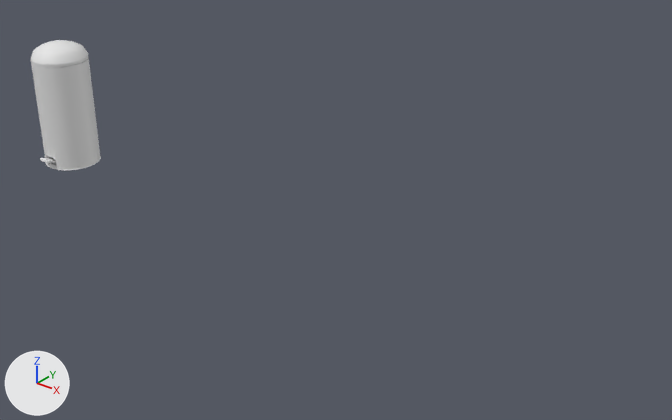
A saved change to the FBX model Assets/Trash/Models/SM_Bin_01a.fbx.
Camera for both pictures: a camera (50 mm lens) standing at (1.13, -2.84, 2.01) and looking at (-1.21, 0.08, 0.2). The lights are fixed; the arrows at lower left show +X, +Y and +Z. Where no turn or scale is listed for an object, it has been applied to the vertices.

Names of what the first picture shows: 'Bin_01a'.
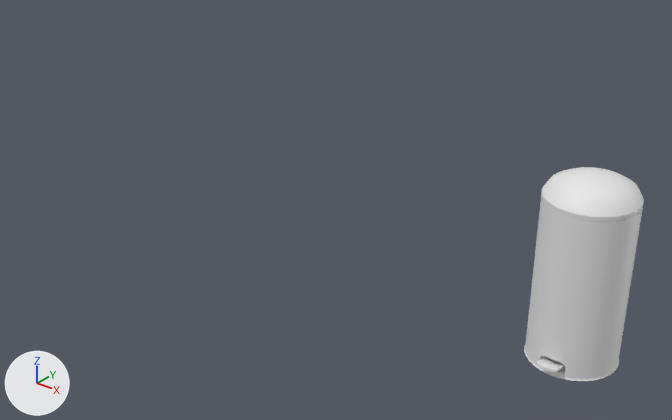
Where the change shows, as pixel boxes (x1, y1, x2, y2) in the pictures (672 x 420 px; the box of a moved part takes in the faces that stretch with it):
'Bin_01a', reshaped (70% wider, 64% taller)
    before: (31, 40, 101, 170)
    after: (524, 167, 644, 381)
part 1 of me_mesh, moved or reshaped
    before: (31, 40, 88, 67)
    after: (541, 167, 644, 221)
part 2 of me_mesh, moved or reshaped
    before: (40, 157, 56, 163)
    after: (536, 356, 565, 373)
part 3 of me_mesh, moved or reshaped
    before: (31, 57, 101, 170)
    after: (524, 197, 643, 381)

The change in detail:
me_mesh is used by ob_bin_01a; location (0.0, 0.0, 0.0).
me_mesh had 533 vertices, 579 faces and spanned x -3.15..-2.85, y -0.207..0.139, z 0.0..0.673.
me_mesh now has 533 vertices, 579 faces and spans x -0.174..0.174, y -0.24..0.161, z 0.0..0.734.
me_mesh part 1: the loose piece of 225 vertices spanning x -3.147..-2.853, y -0.161..0.134, z 0.576..0.673 is scaled about its middle by (1.16, 1.16, 1), then moved by (3.0, -0.002, 0.062).
me_mesh part 2: the loose piece of 20 vertices spanning x -3.034..-2.966, y -0.207..-0.123, z 0.032..0.061 is scaled about its middle by (1.16, 1.16, 1), then moved by (3.0, -0.026, 0.0).
me_mesh part 3: 246 of 533 vertices moved; they spanned x -3.15..-2.85, y -0.163..0.137, z 0.0..0.575 and now span x -0.174..0.174, y -0.189..0.158, z 0.0..0.637; mean shift (3.0, -0.004, 0.016); largest move (-2.853, -0.013, 0.575) -> (0.171, -0.015, 0.637).
